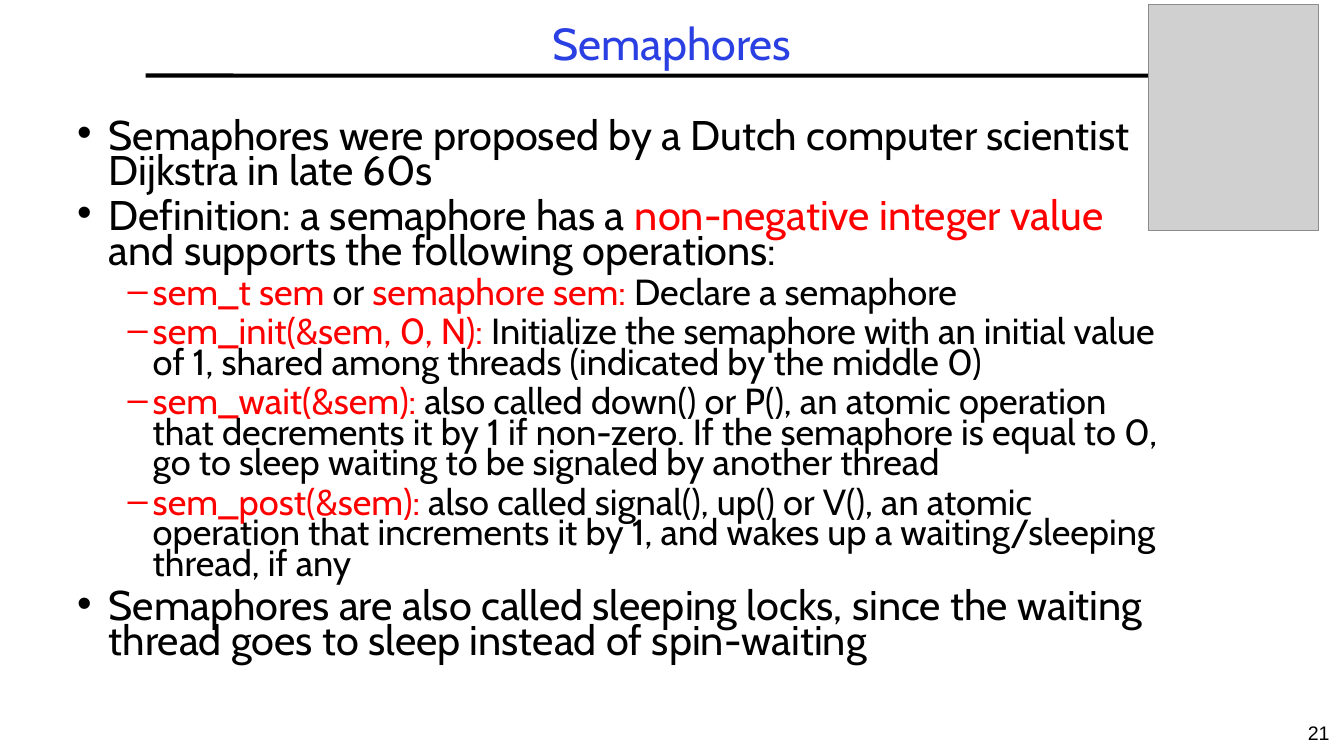
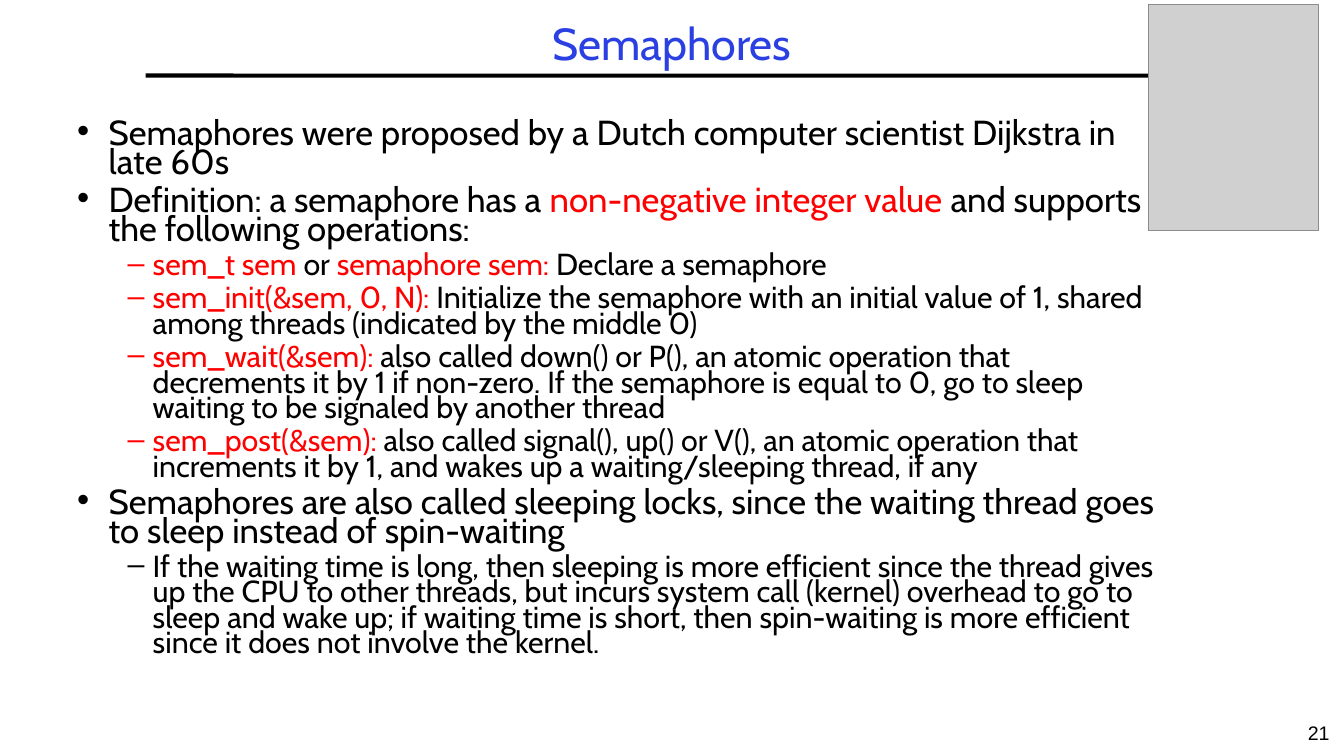
Before and after one commit to guhofstra/CSC256Fa25, a slide deck: slide 21 of PPTs/L3-Synchronization.pptx. Drawn at 1344x756 pixels with LibreOffice and Linux fonts; fonts in the diff are those of the drawing; grey boxes stand for pictures. Boxes give left, top, right and bottom in pixels: in the first picture for what was removed or moved away, otherwise in the second. Text is boxed around its words. In the diff, an @@ line names an element or a change of style, - is before the commit and + after.

```diff
--- a/PPTs/L3-Synchronization.pptx
+++ b/PPTs/L3-Synchronization.pptx
@@ text at [109, 119, 1155, 551]: size 29.6 to 24.8 pt in "Semaphores were proposed by a Dutch computer ...", "Definition: a semaphore has a non-negative integer ...", "Semaphores are also called sleeping locks, since ..."; size 25.9 to 21.7 pt in "sem_t sem or semaphore sem: Declare a ...", "sem_init(&sem, 0, N): Initialize the semaphore with ...", "sem_wait(&sem): also called down() or P(), an ...", "sem_post(&sem): also called signal(), up() or V(), ..."; less space between paragraphs @@
@@ text at [153, 551, 1153, 654]: paragraph added @@
+  – If the waiting time is long, then sleeping is more efficient since the thread gives up the CPU to other threads, but incurs system call (kernel) overhead to go to sleep and wake up; if waiting time is short, then spin-waiting is more efficient since it does not involve the kernel.
```
Also in this commit, not shown: 12 other slides changed, 2 slides added, 1 slide removed, 1 other file.
